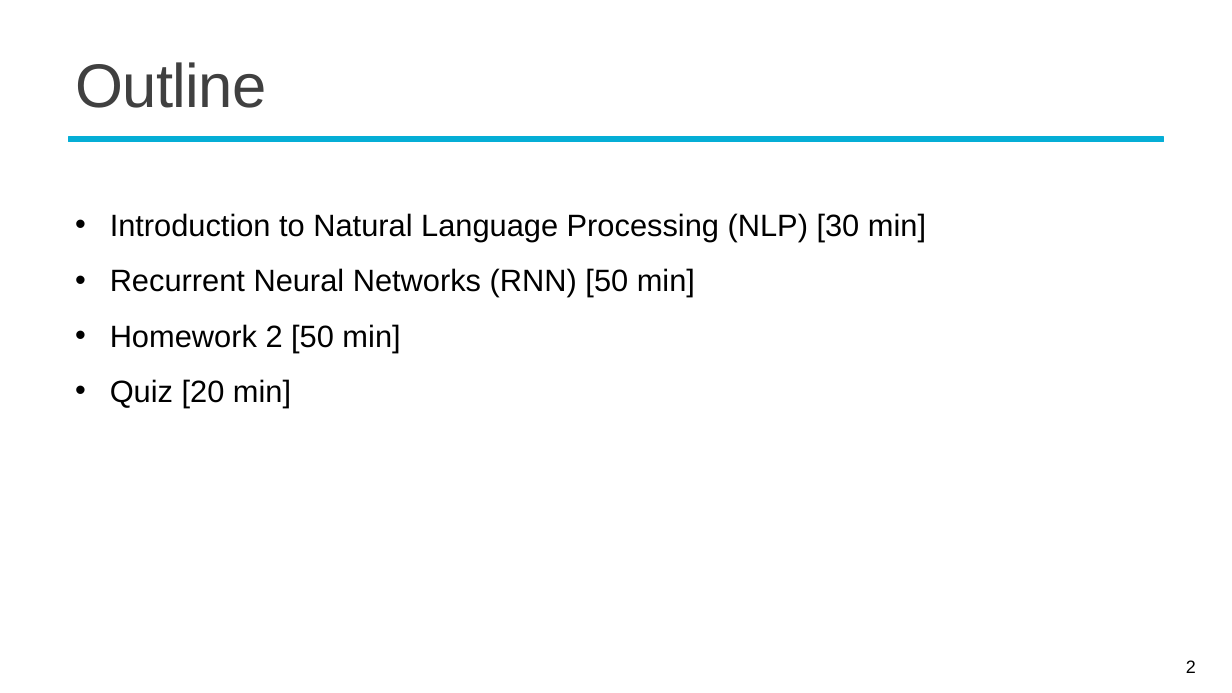
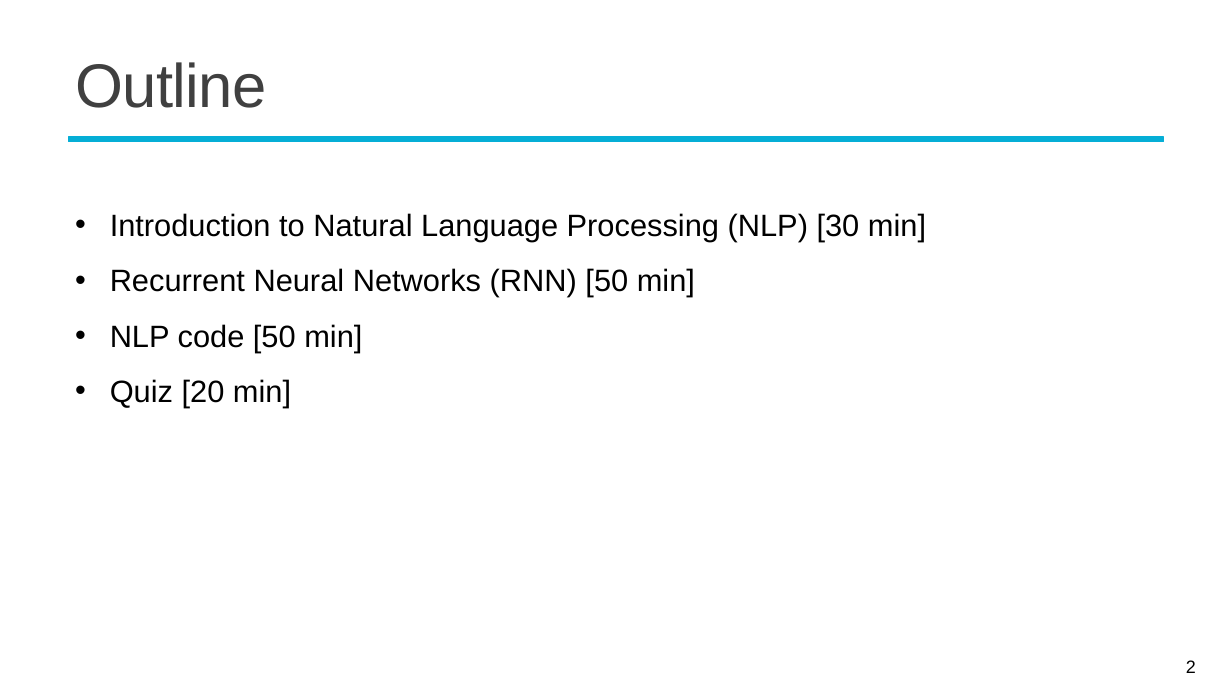
Before and after one commit to mcps5601/CGUDL_2025_fall, a slide deck: slide 2 of slides/rnn_1022.pptx. Drawn at 1232x693 pixels with LibreOffice and Linux fonts; fonts in the diff are those of the drawing; background and template pictures are left out. Boxes give left, top, right and bottom in pixels: in the first picture for what was removed or moved away, otherwise in the second. Text is boxed around its words. In the diff, an @@ line names an element or a change of style, - is before the commit and + after.

```diff
--- a/slides/rnn_1022.pptx
+++ b/slides/rnn_1022.pptx
@@ text at box(110, 324, 362, 352): text changed @@
-• Homework 2 [50 min]
+• NLP code [50 min]
```
Also in this commit, not shown: 8 other slides changed, 3 slides added, 2 slides removed, 1 other file.
